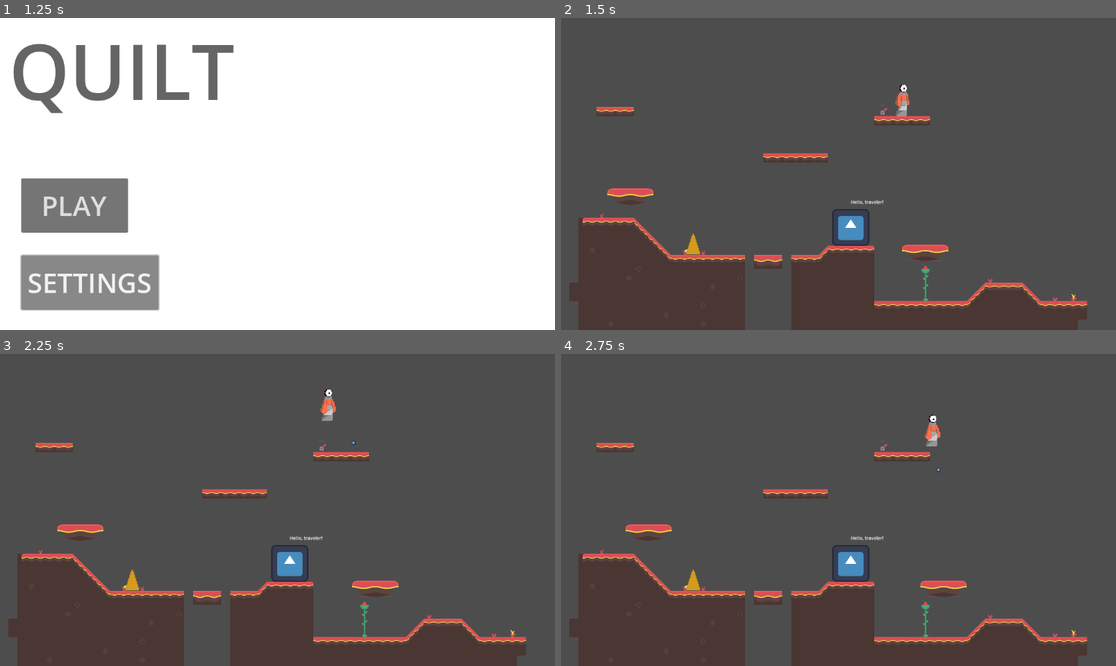
Above: before the commit, frames 1-4 (two rows, left to right).
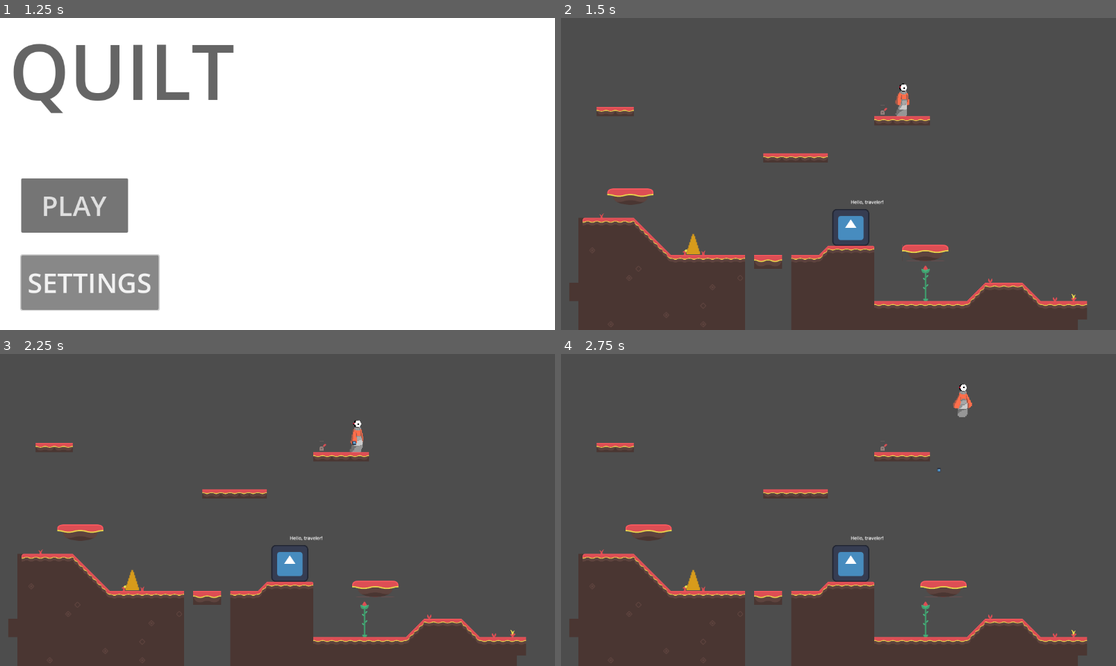
Above: after the commit, the same moments.

Repository: unsaltedkale/Quilt
Game: Godot game, scene res://main.tscn
The game is run twice, just before and just after one commit, with the same random seed, the same clock (stepped at 60 frames per second) and the same inputs. The engine's default icon, where the game draws it, is replaced by a stand-in: a white triangle on a blue panel in a dark square.
Inputs (mouse positions are in pixels of both pictures, inside the frame that each line leads up to):
- Up to frame 1 (1.25 s): click "SETTINGS" at 0.5 s
- Up to frame 2 (1.5 s): click "PLAY" at 1.25 s
- Up to frame 3 (2.25 s): move the mouse to (399, 494) at 2.02 s; hold D (move_right) from 2.03 s (still down); tap F (fire_projectile) at 2.1 s; click (399, 494) at 2.17 s
- Up to frame 4 (2.75 s): keep holding D (move_right); tap Space (jump) at 2.27, 2.3, 2.57 s

Frame 1 is identical in both runs. In frame 2, less than 0.1% of the frame differs, in the area x 60-63%, y 20-31%; in frame 3, 0.4%; in frame 4, 0.4%, in the area x 65-75%, y 9-38%.

Commit message:
animation works, recoil doesn't

Diff:
--- a/Emily WIP/Scenes/player.tscn
+++ b/Emily WIP/Scenes/player.tscn
@@ -6,6 +6,7 @@
 [ext_resource type="PackedScene" uid="uid://bejpt8qc80wan" path="res://Emily WIP/Scenes/movement_component.tscn" id="5_17h1f"]
 [ext_resource type="PackedScene" uid="uid://ca35o3us2j4lw" path="res://Emily WIP/Scenes/gravity_component.tscn" id="6_ltfw8"]
 [ext_resource type="PackedScene" uid="uid://cys2fk40vy80u" path="res://Elena/Scenes/player_health.tscn" id="7_d72cn"]
+[ext_resource type="PackedScene" uid="uid://b22c0g5pf8l3j" path="res://Emily WIP/Scenes/recoil_component.tscn" id="8_7a16b"]
 [ext_resource type="PackedScene" uid="uid://d3tqa847kjwb5" path="res://Emily WIP/Scenes/projectile_component.tscn" id="8_d3lbi"]
 [ext_resource type="Texture2D" uid="uid://bye0p8jff0guv" path="res://Art/Quilt Animation Spritesheet Fall .png" id="9_7a16b"]
 [ext_resource type="Texture2D" uid="uid://b2ufgpd8bdbdn" path="res://Art/Quilt Animation Spritesheet Stop (1).png" id="9_17h1f"]
@@ -156,7 +157,7 @@
 "duration": 1.0,
 "texture": SubResource("AtlasTexture_c0x3c")
 }],
-"loop": true,
+"loop": false,
 "name": &"idle",
 "speed": 3.0
 }, {
@@ -248,18 +249,19 @@
 "duration": 1.0,
 "texture": SubResource("AtlasTexture_vuubr")
 }],
-"loop": true,
+"loop": false,
 "name": &"walk",
 "speed": 10.0
 }]
 
-[node name="Player" type="CharacterBody2D" node_paths=PackedStringArray("gravity_component", "input_component", "movement_component", "jump_component") groups=["Player"]]
+[node name="Player" type="CharacterBody2D" node_paths=PackedStringArray("gravity_component", "input_component", "movement_component", "jump_component", "recoil_component") groups=["Player"]]
 collision_mask = 6145
 script = ExtResource("1_jfghr")
 gravity_component = NodePath("GravityComponent")
 input_component = NodePath("InputComponent")
 movement_component = NodePath("MovementComponent")
 jump_component = NodePath("JumpComponent")
+recoil_component = NodePath("RecoilComponent")
 
 [node name="CollisionShape2D" type="CollisionShape2D" parent="."]
 scale = Vector2(3.8, 3.8)
@@ -277,12 +279,14 @@
 
 [node name="ProjectileComponent" parent="." node_paths=PackedStringArray("input_component") instance=ExtResource("8_d3lbi")]
 input_component = NodePath("../InputComponent")
+
+[node name="RecoilComponent" parent="." instance=ExtResource("8_7a16b")]
 
 [node name="AnimatedSprite2D" type="AnimatedSprite2D" parent="."]
 texture_filter = 1
 position = Vector2(1.1920929e-07, 0)
 scale = Vector2(2.5, 2.5)
 sprite_frames = SubResource("SpriteFrames_4hfjo")
-animation = &"walk"
-frame = 4
-frame_progress = 0.7240334
+animation = &"stop"
+frame = 3
+frame_progress = 1.0
--- /dev/null
+++ b/Emily WIP/Scenes/recoil_component.tscn
@@ -0,0 +1,6 @@
+[gd_scene load_steps=2 format=3 uid="uid://b22c0g5pf8l3j"]
+
+[ext_resource type="Script" uid="uid://bw4v3yvq88e37" path="res://Emily WIP/Scripts/recoil_component.gd" id="1_5fqe2"]
+
+[node name="RecoilComponent" type="Node"]
+script = ExtResource("1_5fqe2")
--- a/Emily WIP/Scripts/movement_component.gd
+++ b/Emily WIP/Scripts/movement_component.gd
@@ -9,4 +9,3 @@
 
 func handle_horizontal_movement(body: CharacterBody2D, direction: float) -> void:
 	body.velocity.x = direction * speed
-	$"../AnimatedSprite2D".play("walk")
--- a/Emily WIP/Scripts/player.gd
+++ b/Emily WIP/Scripts/player.gd
@@ -5,16 +5,16 @@
 @export var input_component: InputComponent
 @export var movement_component: MovementComponent
 @export var jump_component: JumpComponent
+@export var recoil_component: RecoilComponent
 @onready var projectile_scene = preload("res://Emily WIP/Scenes/red_projectile.tscn")
 
 var health_script: Node
-var speed = 300
-var player_direction
 var was_on_floor: bool = false
 var is_jumping: bool = false
 var is_falling: bool = false
 var is_landing: bool = false
 var previous_velocity = 0
+
 
 func _ready():
 	health_script = $PlayerHealth
@@ -24,13 +24,13 @@
 	gravity_component.handle_gravity(self, delta)
 	movement_component.handle_horizontal_movement(self, input_component.input_horizontal)
 	jump_component.handle_jump(self, input_component.get_jump_input())
+	recoil_component.handle_recoil(self, input_component.get_shoot_input())
 
 	move_and_slide()
 	handle_animation()
 
 	if Input.is_action_just_pressed("fire_projectile") and can_shoot:
 		shoot()
-		recoil()
 
 #player ability function
 var can_shoot: bool = true
@@ -45,20 +45,22 @@
 	proj.projectile_direction = (position - get_global_mouse_position()).normalized()
 	can_shoot = true
 
-func recoil():
-	player_direction = (position - get_global_mouse_position()).normalized()
-	position += player_direction * speed
-
 func handle_animation():
 	# movement animations
 	var current_velocity = velocity.x
-	if previous_velocity > current_velocity:
+	if previous_velocity > current_velocity and is_on_floor():
 		$AnimatedSprite2D.play("stop")
-	if current_velocity > 0:
+		$AnimatedSprite2D.flip_h = false
+	elif previous_velocity < current_velocity and is_on_floor():
+		$AnimatedSprite2D.play("stop")
+		$AnimatedSprite2D.flip_h = true
+	elif current_velocity > 0:
+		$AnimatedSprite2D.play("walk")
 		$AnimatedSprite2D.flip_h = false
 	elif current_velocity < 0:
+		$AnimatedSprite2D.play("walk")
 		$AnimatedSprite2D.flip_h = true
-	else:
+	elif not $AnimatedSprite2D.is_playing():
 		$AnimatedSprite2D.play("idle")
 	previous_velocity = current_velocity
 	# jump animations
@@ -77,7 +79,5 @@
 		$AnimatedSprite2D.play("fall")
 	elif is_landing:
 		$AnimatedSprite2D.play("land")
-	else:
-		$AnimatedSprite2D.play("idle")
 
 	was_on_floor = current_on_floor
--- /dev/null
+++ b/Emily WIP/Scripts/recoil_component.gd
@@ -0,0 +1,15 @@
+class_name RecoilComponent
+extends Node
+
+@export_subgroup("Settings")
+
+var force = 300
+var player_direction
+
+func handle_recoil(body: CharacterBody2D, direction: float):
+	if Input.is_action_just_pressed("fire_projectile"):
+		var mouse_pos = get_viewport().get_mouse_position() * get_viewport().get_canvas_transform()
+		player_direction = (body.position - mouse_pos).normalized()
+		body.velocity += player_direction * force
+		print("player changed pos ", player_direction, "player act pos ", body.position)
+		# x position is too large
Not shown: 1 places in Emily WIP/Scenes/player.tscn that only renumber resources
Not shown, added: Emily WIP/Scripts/recoil_component.gd.uid
